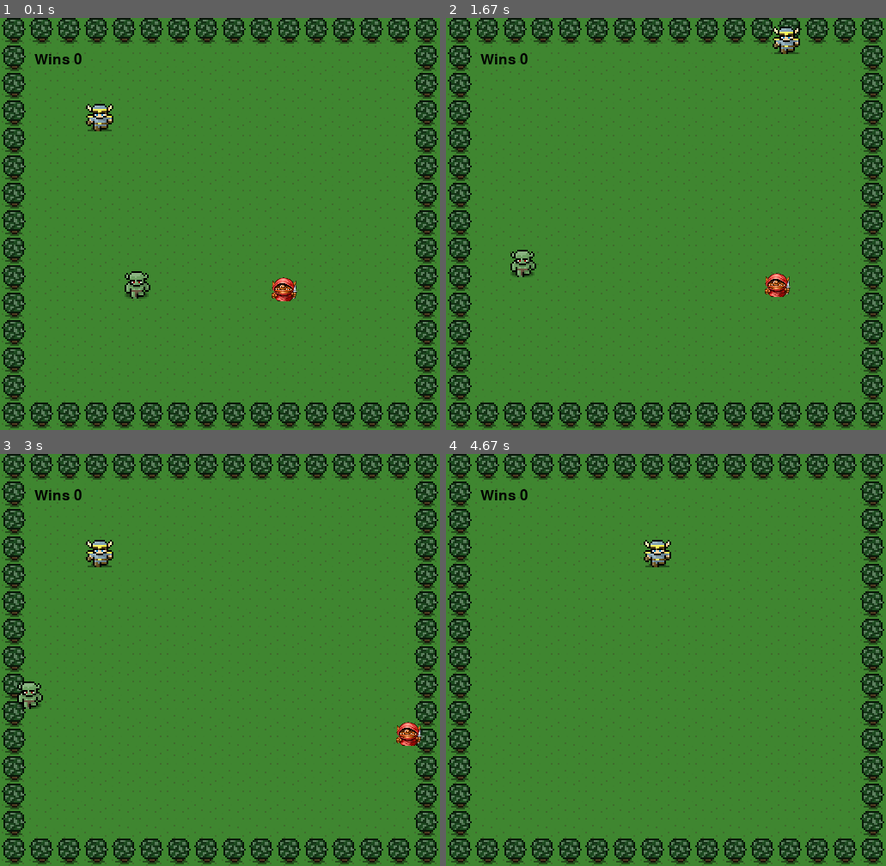
Above: before the commit, frames 1-4 (two rows, left to right).
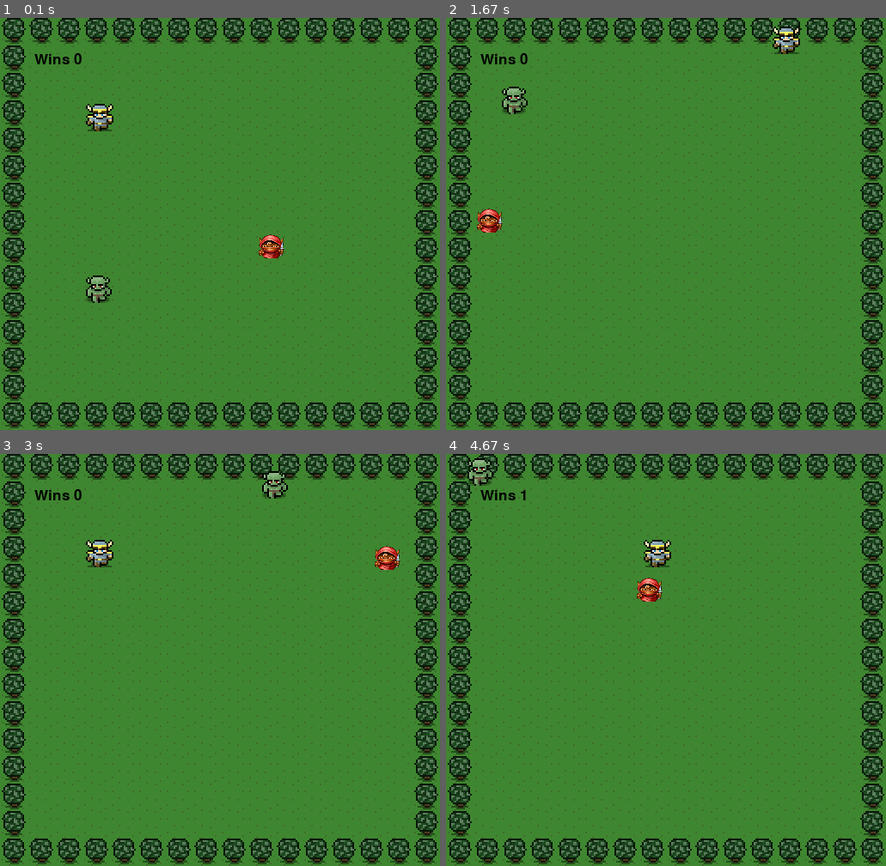
Above: after the commit, the same moments.

Repository: Hobbit224/Goblin-Pygame
Game: pygame game, started from game.py
Two runs of this game, one before a commit and one after it. Both use one fixed random seed, a clock stepped at 60 frames per second and the inputs below. The source is Python 2; it was converted automatically to run under Python 3.
Inputs:
- Up to frame 1 (0.1 s): no input
- Up to frame 2 (1.67 s): hold Right 0.33-0.8 s; hold Up 0.83-1.13 s; hold Right 1.17-1.63 s
- Up to frame 3 (3 s): hold Left 1.67-2.2 s; hold Down 2.23-2.53 s; hold Left 2.57-2.97 s
- Up to frame 4 (4.67 s): hold Up 3-3.37 s; hold Right 3.4-4.03 s; hold Down 4.07-4.43 s; hold Left from 4.47 s (still down)

The runs differ from the first frame. In frame 1, 1.2% of the frame differs, in the area x 19-68%, y 52-70%; in frame 2, 1.2%; in frame 3, 1.2%; in frame 4, 0.6%.

Commit message:
It kinda works

Diff:
--- a/game.py
+++ b/game.py
@@ -34,15 +34,18 @@
 goblin = {
 	'x': 300,
 	'y': 300,
-	'speed': 5
-}
+	'speed': 5,
+	'direction': 'N'
+}
+
+directions = ['N', 'S', 'E', 'W', 'NE', 'NW', 'SE', 'SW']
 
 monster = {
 	'x': 150,
 	'y': 300,
-	'speed': 5
-}
-
+	'speed': 5,
+	'direction': 'E'
+}
 
 screen_size = (screen["height"], screen["width"])
 pygame_screen = pygame.display.set_mode(screen_size)
@@ -55,10 +58,11 @@
 # //////////////MAIN GAME LOOP////////////////
 # //////////////MAIN GAME LOOP////////////////
 # //////////////MAIN GAME LOOP////////////////
-
+tick = 0
 
 game_on = True
 while game_on:
+	tick += 1
 	# ---EVENTS!---
 	for event in pygame.event.get():
 		if event.type == pygame.QUIT:
@@ -88,7 +92,7 @@
 				keys_down['right'] = False
 
 
-# Update hero position
+	# HERO MOVE
 	if keys_down['up']:
 		hero['y'] -= hero['speed']
 	if keys_down['down']:
@@ -97,6 +101,17 @@
 		hero['x'] += hero['speed']
 	if keys_down['left']:
 		hero['x'] -= hero['speed']
+
+	if hero['x'] > screen['width']:
+		hero['x'] = 0
+	elif hero['x'] == 0:
+		hero['x'] = screen['width']
+	if hero['y'] > screen['height']:
+		hero['y'] = 0
+	elif hero['y'] < 0:
+		hero['y'] = screen['height']
+
+
 
 	# COLLISION DETECTION
 	distance_between = fabs(hero['x'] - goblin['x']) + fabs(hero['y'] - goblin['y'])
@@ -110,37 +125,93 @@
 		hero['wins'] += 1
 
 	# GOBLIN MOVEMENT
-	goblins_move = randint(1, 5)
-	if goblins_move == 1:
+
+	if goblin['direction'] == 'N':
 		goblin['y'] -= goblin['speed']
-	elif goblins_move == 2:
+	elif goblin['direction'] == 'S':
 		goblin['y'] += goblin['speed']
-	elif goblins_move == 3:
+	elif goblin['direction'] == 'E':
 		goblin['x'] -= goblin['speed']
-	elif goblins_move == 4:
+	elif goblin['direction'] == 'W':
 		goblin['x'] += goblin['speed']
-
-	if goblin['x'] < 64 | goblin['y'] < 64 | goblin['x'] > 500 | goblin['y'] > 460:
-		goblin['speed'] = 0
-
-
-
-
-	# MONSTER MOVE
-
-	monster_move = randint(1, 5)
-	if monster_move == 1:
+	if goblin['direction'] == 'NE':
+		goblin['y'] -= goblin['speed']
+		goblin['x'] -= goblin['speed']
+	if goblin['direction'] == 'NW':
+		goblin['y'] -= goblin['speed']
+		goblin['x'] += goblin['speed']
+	if goblin['direction'] == 'SE':
+		goblin['x'] -= goblin['speed']
+		goblin['y'] += goblin['speed']
+	if goblin['direction'] == 'SW':
+		goblin['x'] += goblin['speed']
+		goblin['y'] += goblin['speed']
+
+	if (tick % 60 == 0):
+		new_dir = randint(0, len(directions)-1)
+		goblin['direction'] = directions[new_dir]
+
+	if goblin['x'] > screen['width']:
+		goblin['x'] = 0
+	elif goblin['x'] == 0:
+		goblin['x'] = screen['width']
+	if goblin['y'] > screen['height']:
+		goblin['y'] = 0
+	elif goblin['y'] < 0:
+		goblin['y'] = screen['height']
+
+	# goblins_move = randint(1, 5)
+	# if goblins_move == 1:
+	# 	goblin['y'] -= goblin['speed']
+	# elif goblins_move == 2:
+	# 	goblin['y'] += goblin['speed']
+	# elif goblins_move == 3:
+	# 	goblin['x'] -= goblin['speed']
+	# elif goblins_move == 4:
+	# 	goblin['x'] += goblin['speed']
+
+	# if goblin['x'] < 64 | goblin['y'] < 64 | goblin['x'] > 500 | goblin['y'] > 460:
+	# 	goblin['speed'] = 0
+
+
+
+
+	# MONSTER MOVEMENT
+
+	if monster['direction'] == 'N':
 		monster['y'] -= monster['speed']
-
-	elif monster_move == 2:
+	elif monster['direction'] == 'S':
 		monster['y'] += monster['speed']
-	elif monster_move == 3:
+	elif monster['direction'] == 'E':
 		monster['x'] -= monster['speed']
-	elif monster_move == 4:
-		goblin['x'] += monster['speed']
-
-	if monster['x'] < 96 | monster['y'] < 96 | monster['x'] > 460 | monster['y'] > 420:
-		monster['speed'] = 0
+	elif monster['direction'] == 'W':
+		monster['x'] += monster['speed']
+	if monster['direction'] == 'NE':
+		monster['y'] -= monster['speed']
+		monster['x'] -= monster['speed']
+	if monster['direction'] == 'NW':
+		monster['y'] -= monster['speed']
+		monster['x'] += monster['speed']
+	if monster['direction'] == 'SE':
+		monster['x'] -= monster['speed']
+		monster['y'] += monster['speed']
+	if monster['direction'] == 'SW':
+		monster['x'] += monster['speed']
+		monster['y'] += monster['speed']
+
+
+	if (tick % 60 == 0):
+		new_dir = randint(0, len(directions)-1)
+		monster['direction'] = directions[new_dir]
+
+	if monster['x'] > screen['width']:
+		monster['x'] = 0
+	elif monster['x'] == 0:
+		monster['x'] = screen['width']
+	if monster['y'] > screen['height']:
+		monster['y'] = 0
+	elif monster['y'] < 0:
+		monster['y'] = screen['height']
 
 
 
